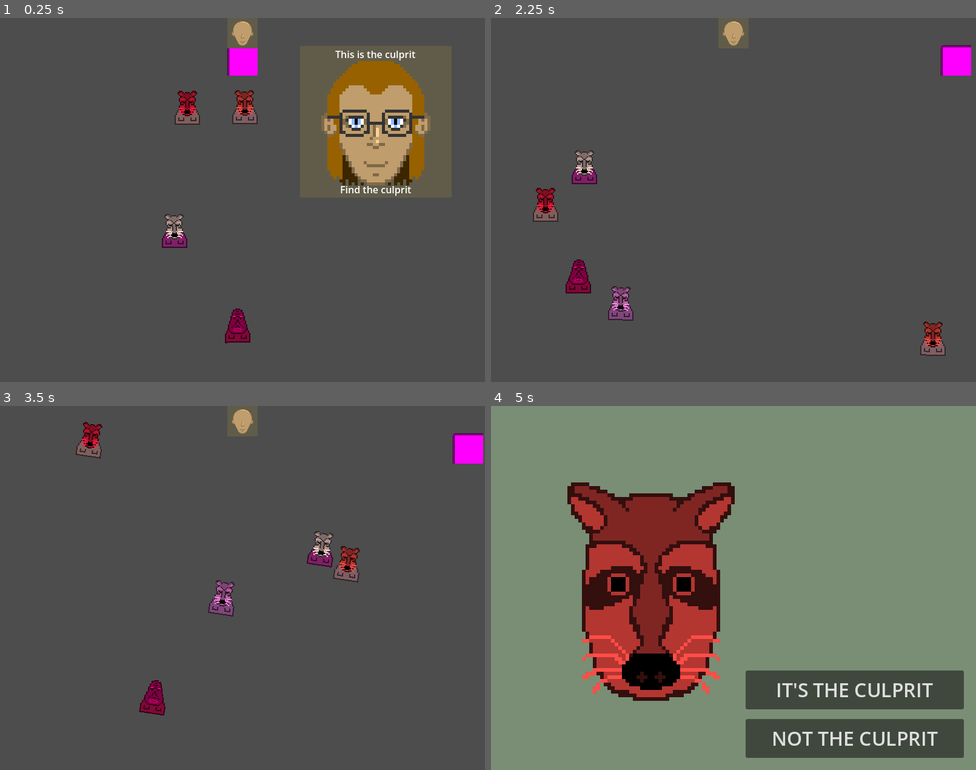
Above: before the commit, frames 1-4 (two rows, left to right).
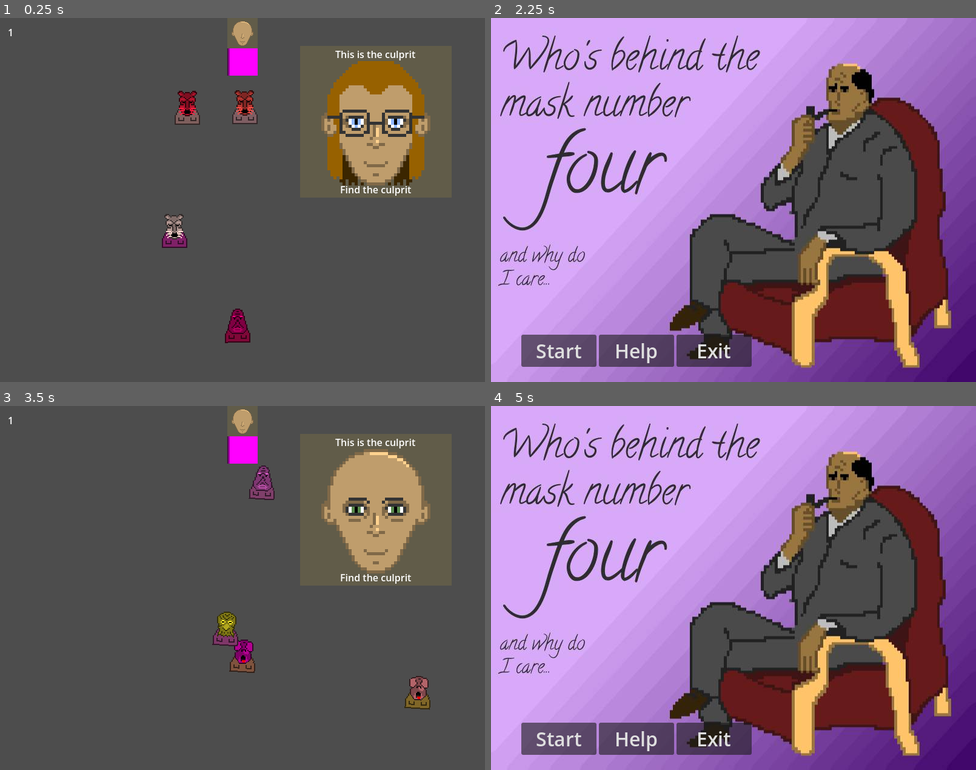
Above: after the commit, the same moments.

Repository: paavonelimarkka/mask-no-four
Game: Godot game, scene res://Scenes/game.tscn
Two runs of this game, one before a commit and one after it. Both use one fixed random seed, a clock stepped at 60 frames per second and the inputs below.
Inputs (mouse positions are in pixels of both pictures, inside the frame that each line leads up to):
- Up to frame 1 (0.25 s): no input
- Up to frame 2 (2.25 s): move the mouse to (840, 181) at 0.52 s; hold D (Right) 0.53-1.25 s; tap E (Interact) at 0.6, 2.1 s; click (840, 181) at 0.67 s; drag from (636, 218) to (908, 61) at 1.27 s; move the mouse to (782, 119) at 2.02 s; hold D (Right) from 2.03 s (still down)
- Up to frame 3 (3.5 s): release D (Right) at 2.75 s; click (67, 737) at 2.75 s, where only the run after the commit has a clickable "Start"
- Up to frame 4 (5 s): drag from (709, 660) to (588, 533) at 3.52 s; move the mouse to (879, 642) at 4.27 s; hold A (Left) from 4.28 s (still down); tap E (Interact) at 4.35 s

The runs differ from the first frame. In frame 1, less than 0.1% of the frame differs, in the area x 1-3%, y 3-5%; in frame 2, 87%; in frame 3, 9.8%; in frame 4, 100%, in the area x 0-100%, y 0-100%.
Error before the commit: Invalid call. Nonexistent function 'stop_movement' in base 'StaticBody2D'. (res://Scripts/player.gd:42)
Error after the commit: Invalid call. Nonexistent function 'stop_movement' in base 'StaticBody2D'. (res://Scripts/player.gd:41)

Commit message:
add timer and lose logic

Diff:
--- a/Scenes/game.tscn
+++ b/Scenes/game.tscn
@@ -4,8 +4,9 @@
 [ext_resource type="PackedScene" uid="uid://cg76re3787jjk" path="res://Scenes/player.tscn" id="1_ebmjs"]
 [ext_resource type="PackedScene" uid="uid://cqkmxol52hgso" path="res://Scenes/interaction_ui.tscn" id="1_wrm1d"]
 [ext_resource type="PackedScene" uid="uid://bv0872odn3gha" path="res://Scenes/npc_generator.tscn" id="3_3dryh"]
-[ext_resource type="Script" uid="uid://c0ge6v0ma18lu" path="res://Scripts/face_reveal.gd" id="5_i6g32"]
+[ext_resource type="Script" path="res://Scripts/face_reveal.gd" id="5_i6g32"]
 [ext_resource type="Texture2D" uid="uid://bm11o6hs61pj6" path="res://Assets/Faces/face_base.png" id="5_wowpa"]
+[ext_resource type="Script" uid="uid://dsijecui2r3re" path="res://Scenes/timer.gd" id="7_1l0tm"]
 
 [sub_resource type="PhysicsMaterial" id="PhysicsMaterial_mxpfa"]
 
@@ -207,4 +208,25 @@
 expand_mode = 2
 stretch_mode = 3
 
+[node name="TimerTouhut" type="Node" parent="." unique_id=950896830]
+script = ExtResource("7_1l0tm")
+
+[node name="Timer" type="Timer" parent="TimerTouhut" unique_id=1733630467]
+wait_time = 2.0
+one_shot = true
+
+[node name="Control" type="Control" parent="TimerTouhut" unique_id=1292160431]
+layout_mode = 3
+anchors_preset = 0
+offset_right = 40.0
+offset_bottom = 40.0
+
+[node name="TimerText" type="RichTextLabel" parent="TimerTouhut/Control" unique_id=220559657]
+layout_mode = 0
+offset_left = -387.0
+offset_top = -288.0
+offset_right = -347.0
+offset_bottom = -248.0
+
 [connection signal="draw_culprit" from="NpcGenerator" to="FacePoster/FaceReveal" method="_on_npc_generator_draw_culprit"]
+[connection signal="timeout" from="TimerTouhut/Timer" to="." method="_on_timer_timeout"]
--- /dev/null
+++ b/Scenes/timer.gd
@@ -0,0 +1,10 @@
+extends Node
+
+@onready var timer: Timer = $Timer
+@onready var timer_text: RichTextLabel = $Control/TimerText
+
+func _ready():
+	timer.start()
+
+func _process(delta):
+	timer_text.text = "%s" % int(timer.time_left)
--- a/Scripts/game.gd
+++ b/Scripts/game.gd
@@ -8,3 +8,7 @@
 # Called every frame. 'delta' is the elapsed time since the previous frame.
 func _process(delta: float) -> void:
 	pass
+
+func _on_timer_timeout() -> void:
+	print("aikaloppu")
+	get_tree().change_scene_to_file("res://Scenes/start.tscn")
--- a/Scripts/game_state.gd
+++ b/Scripts/game_state.gd
@@ -1,14 +1,10 @@
 extends Node
-
-# tänne se pelin päälogiikka. tää laitetaan projektitiedostoon pääscriptiks
-# niin kaikista scripteistä voi helposti tarttua tähä
 
 # Called when the node enters the scene tree for the first time.
 func _ready() -> void:
 	print("peli ois päällä ja tää olis pää_scripti")
 	pass # Replace with function body.
 
-
 # Called every frame. 'delta' is the elapsed time since the previous frame.
 func _process(delta: float) -> void:
 	pass
--- a/Scripts/player.gd
+++ b/Scripts/player.gd
@@ -36,7 +36,6 @@
 		move_and_slide()
 
 func _process(delta):
-	print(nearby_npcs.size())
 	if Input.is_action_just_pressed("Interact") and nearby_npcs.size() > 0:
 		var npc = nearby_npcs[0]
 		npc.stop_movement()
Not shown, added: Scenes/timer.gd.uid
